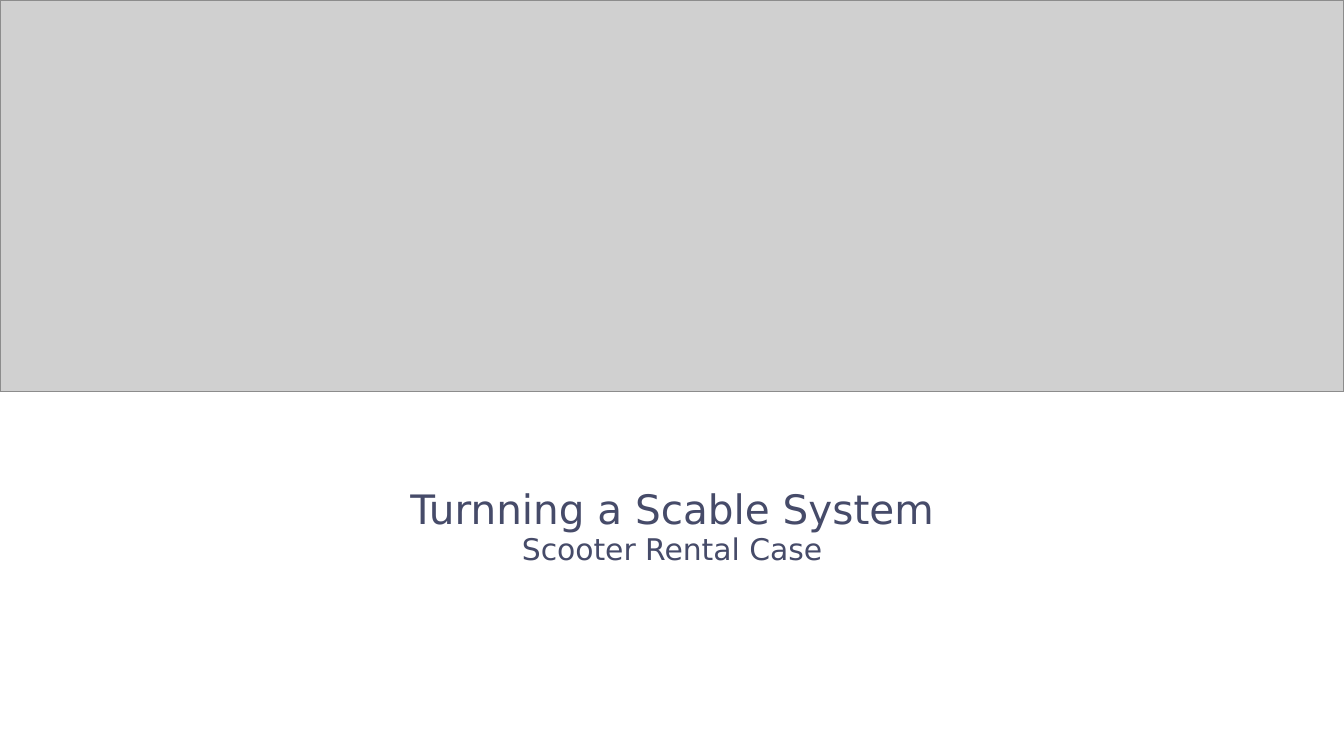
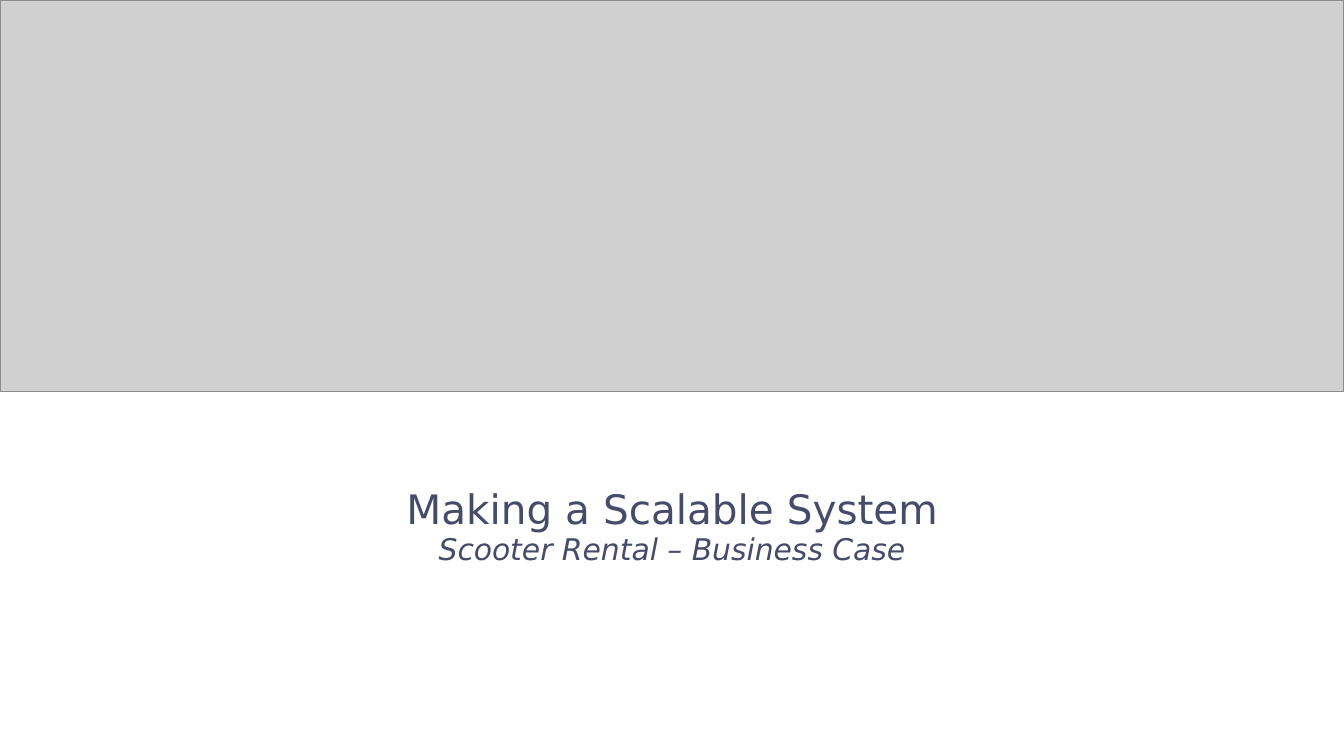
Before and after one commit to andreraica/ScooterRental, a slide deck: slide 2 of documentation/Presentation.pptx. Drawn at 1344x756 pixels with LibreOffice and Linux fonts; fonts in the diff are those of the drawing; grey boxes stand for pictures; background and template pictures are left out. Boxes give left, top, right and bottom in pixels: in the first picture for what was removed or moved away, otherwise in the second. Text is boxed around its words. In the diff, an @@ line names an element or a change of style, - is before the commit and + after.

Commit message:
First base version of scooter service

```diff
--- a/documentation/Presentation.pptx
+++ b/documentation/Presentation.pptx
@@ text at [406,493,938,561]: text changed; size 21.7 to 16 pt; italic on @@
-Turnning a Scable System
-  Scooter Rental Case
+Making a Scalable System
+  Scooter Rental – Business Case
```
Also in this commit, not shown: 17 other slides changed, 4 slides added, 31 other files.
